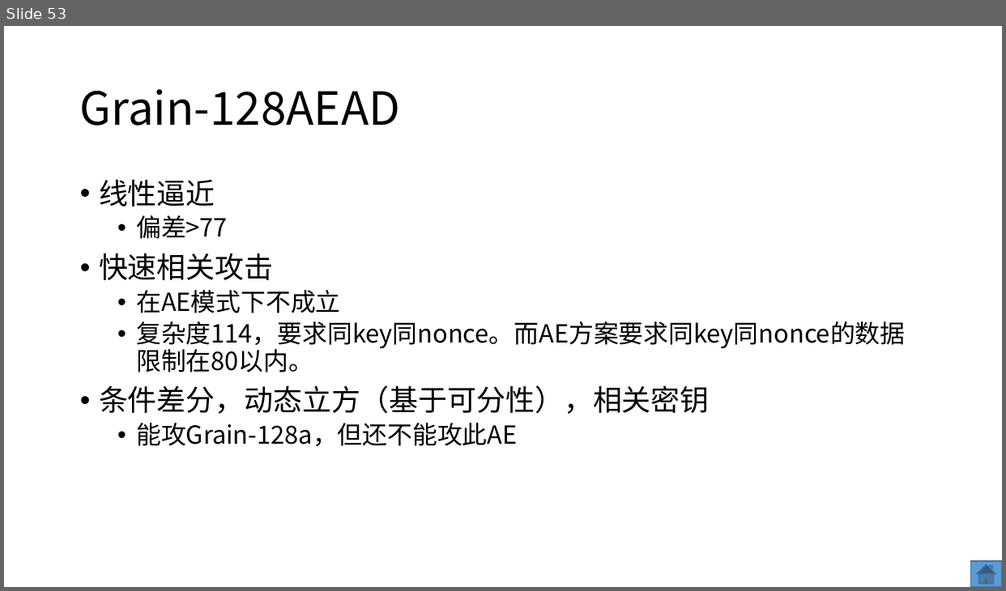
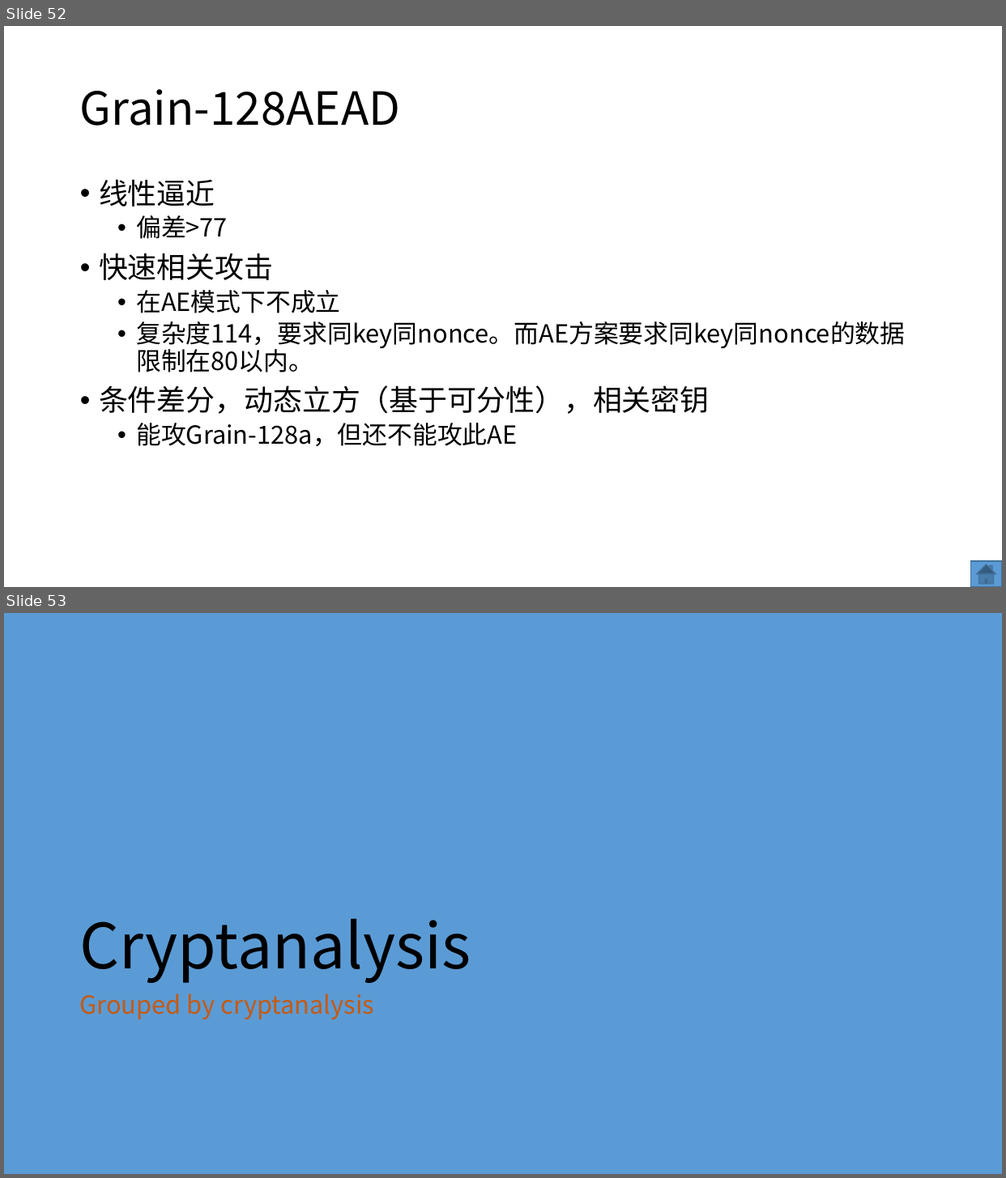
Before and after one commit to dtykira/LWC_finalists, a slide deck: round3.pptx. Shown one above the other, each under a label of ours: slide 53 before the commit, slides 52 and 53 after it. The pictures are 1006x591 and 1006x1178 pixels, drawn with LibreOffice and Linux fonts; fonts in the diff are those of the drawing. Boxes give left, top, right and bottom in pixels: in the first picture for what was removed or moved away, otherwise in the second. Text is boxed around its words. In the diff, an @@ line names an element or a change of style, - is before the commit and + after.

```diff
--- a/round3.pptx
+++ b/round3.pptx
@@ slide 53 added at (4, 613, 1002, 1174), background #5B9BD5 @@
@@ title added at (79, 918, 471, 983), 60 pt, text #000000 @@
+Cryptanalysis
@@ text added at (79, 994, 374, 1020), 24 pt, text #C55A11 @@
+Grouped by cryptanalysis
@@ what was slide 53 is now slide 52 @@
```
Also in this commit, not shown: 5 slides changed, 5 other slides added, 1 slide removed, 4 other files.
